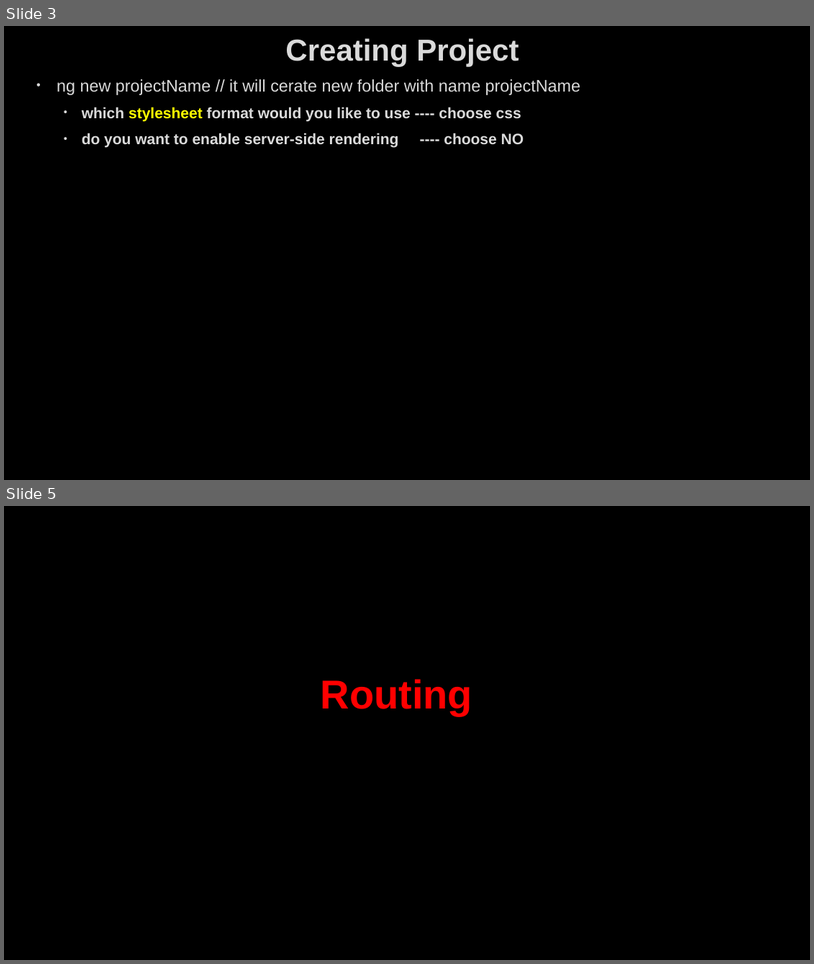
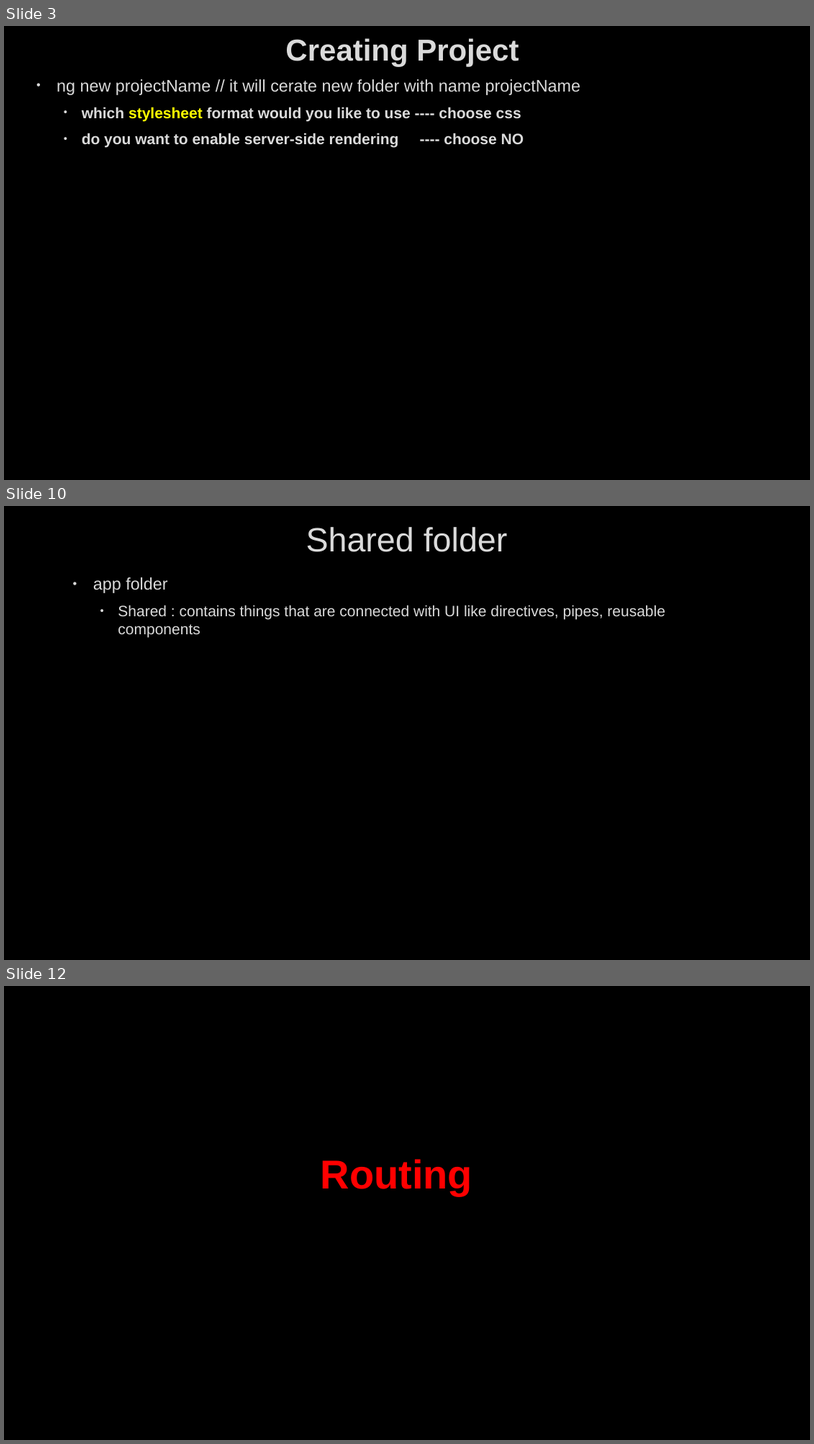
Before and after one commit to AhmedMohamedSamir1/Summary, a slide deck: Angular & type script/Angular.pptx. Shown one above the other, each under a label of ours: slides 3 and 5 before the commit, slides 3, 10 and 12 after it; the slides between them are not shown. The pictures are 814x964 and 814x1444 pixels, drawn with LibreOffice and Linux fonts; fonts in the diff are those of the drawing; background and template pictures are left out. Boxes give left, top, right and bottom in pixels: in the first picture for what was removed or moved away, otherwise in the second. Text is boxed around its words. In the diff, an @@ line names an element or a change of style, - is before the commit and + after.

```diff
--- a/Angular & type script/Angular.pptx
+++ b/Angular & type script/Angular.pptx
@@ slide 10 added at [4,506,810,960], background picture (left out) @@
@@ title added at [306,527,508,552], 40 pt, text #DADADA @@
+Shared folder
@@ text added at [93,577,666,638], 18 pt, text #DADADA @@
+• app folder
+  • Shared : contains things that are connected with UI like directives, pipes, reusable components
@@ what was slide 5 is now slide 12 @@
```
Also in this commit, not shown: 4 slides changed, 8 other slides added, 5 other files.
